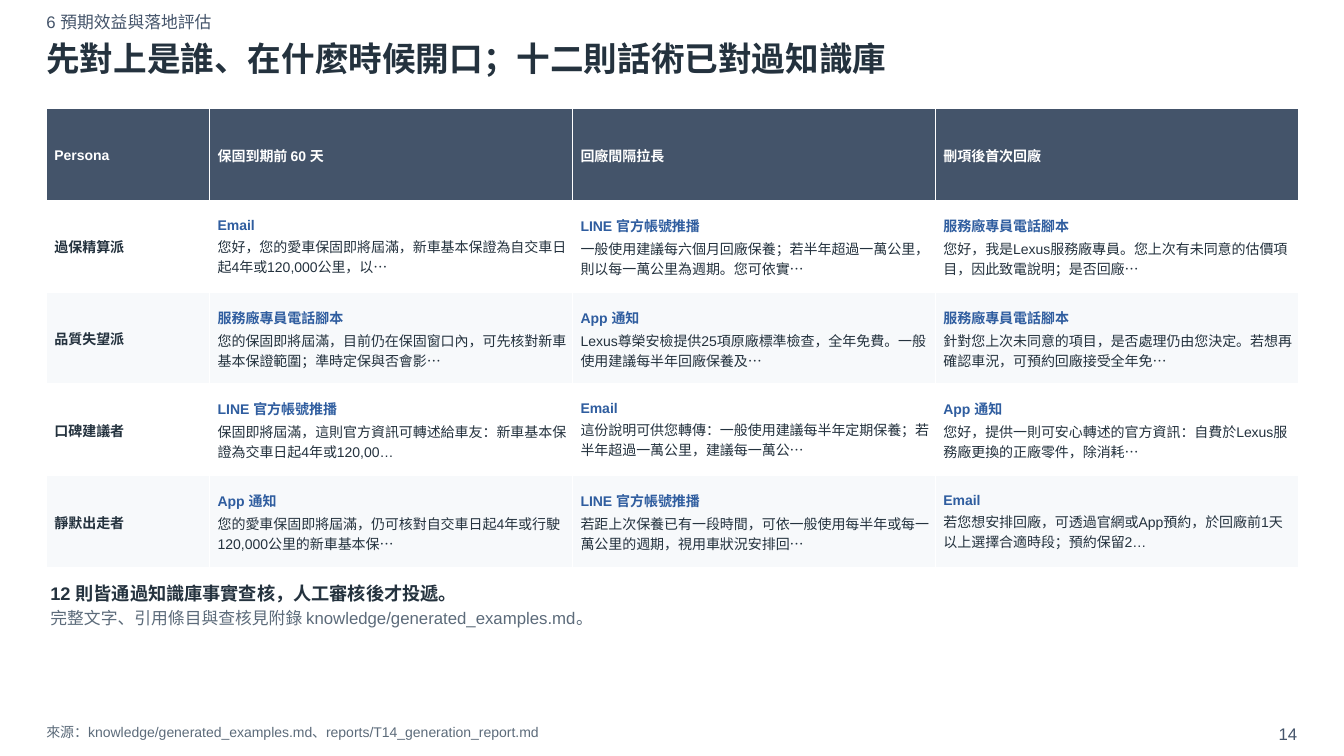
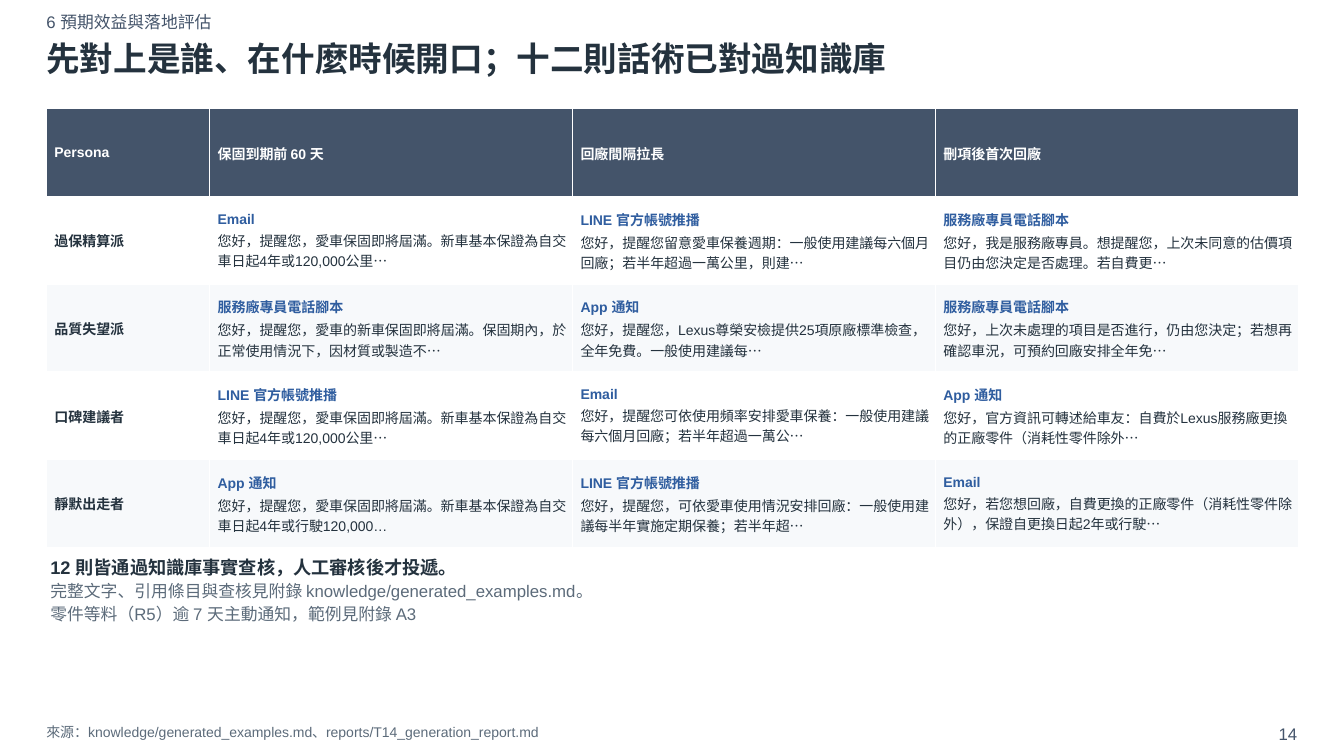
Before and after one commit to xxx789666/hotai-ai-hackathon-lexus, a slide deck: slide 14 of deck/初賽簡報_v0.pptx. Drawn at 1344x756 pixels with LibreOffice and Linux fonts; fonts in the diff are those of the drawing. Boxes give left, top, right and bottom in pixels: in the first picture for what was removed or moved away, otherwise in the second. Text is boxed around its words. In the diff, an @@ line names an element or a change of style, - is before the commit and + after.

Commit message:
補上待料通知兩則已查核話術，並把簡報四頁收成短句。

```diff
--- a/deck/初賽簡報_v0.pptx
+++ b/deck/初賽簡報_v0.pptx
@@ table at [46, 109, 1299, 547] @@
-row 2: 過保精算派 | Email / 您好，您的愛車保固即將屆滿，新車基本保證為自交車日起4年或120,000公里，以… | LINE 官方帳號推播 / 一般使用建議每六個月回廠保養；若半年超過一萬公里，則以每一萬公里為週期。您可依實… | 服務廠專員電話腳本 / 您好，我是Lexus服務廠專員。您上次有未同意的估價項目，因此致電說明；是否回廠…
+row 2: 過保精算派 | Email / 您好，提醒您，愛車保固即將屆滿。新車基本保證為自交車日起4年或120,000公里… | LINE 官方帳號推播 / 您好，提醒您留意愛車保養週期：一般使用建議每六個月回廠；若半年超過一萬公里，則建… | 服務廠專員電話腳本 / 您好，我是服務廠專員。想提醒您，上次未同意的估價項目仍由您決定是否處理。若自費更…
-row 3: 品質失望派 | 服務廠專員電話腳本 / 您的保固即將屆滿，目前仍在保固窗口內，可先核對新車基本保證範圍；準時定保與否會影… | App 通知 / Lexus尊榮安檢提供25項原廠標準檢查，全年免費。一般使用建議每半年回廠保養及… | 服務廠專員電話腳本 / 針對您上次未同意的項目，是否處理仍由您決定。若想再確認車況，可預約回廠接受全年免…
+row 3: 品質失望派 | 服務廠專員電話腳本 / 您好，提醒您，愛車的新車保固即將屆滿。保固期內，於正常使用情況下，因材質或製造不… | App 通知 / 您好，提醒您，Lexus尊榮安檢提供25項原廠標準檢查，全年免費。一般使用建議每… | 服務廠專員電話腳本 / 您好，上次未處理的項目是否進行，仍由您決定；若想再確認車況，可預約回廠安排全年免…
-row 4: 口碑建議者 | LINE 官方帳號推播 / 保固即將屆滿，這則官方資訊可轉述給車友：新車基本保證為交車日起4年或120,00… | Email / 這份說明可供您轉傳：一般使用建議每半年定期保養；若半年超過一萬公里，建議每一萬公… | App 通知 / 您好，提供一則可安心轉述的官方資訊：自費於Lexus服務廠更換的正廠零件，除消耗…
+row 4: 口碑建議者 | LINE 官方帳號推播 / 您好，提醒您，愛車保固即將屆滿。新車基本保證為自交車日起4年或120,000公里… | Email / 您好，提醒您可依使用頻率安排愛車保養：一般使用建議每六個月回廠；若半年超過一萬公… | App 通知 / 您好，官方資訊可轉述給車友：自費於Lexus服務廠更換的正廠零件（消耗性零件除外…
-row 5: 靜默出走者 | App 通知 / 您的愛車保固即將屆滿，仍可核對自交車日起4年或行駛120,000公里的新車基本保… | LINE 官方帳號推播 / 若距上次保養已有一段時間，可依一般使用每半年或每一萬公里的週期，視用車狀況安排回… | Email / 若您想安排回廠，可透過官網或App預約，於回廠前1天以上選擇合適時段；預約保留2…
+row 5: 靜默出走者 | App 通知 / 您好，提醒您，愛車保固即將屆滿。新車基本保證為自交車日起4年或行駛120,000… | LINE 官方帳號推播 / 您好，提醒您，可依愛車使用情況安排回廠：一般使用建議每半年實施定期保養；若半年超… | Email / 您好，若您想回廠，自費更換的正廠零件（消耗性零件除外），保證自更換日起2年或行駛…
@@ text "12 則皆通過知識庫事實查核，人工審核後才投遞。": place and size @@
-text "12 則皆通過知識庫事實查核，人工審核後才投遞。" at [50, 584, 593, 628]
+text "12 則皆通過知識庫事實查核，人工審核後才投遞。" at [50, 558, 593, 622]
@@ text at [50, 606, 417, 622]: paragraph added @@
+零件等料（R5）逾 7 天主動通知，範例見附錄 A3
```
Also in this commit, not shown: 5 other slides changed, 1 slide added, 14 other files.
